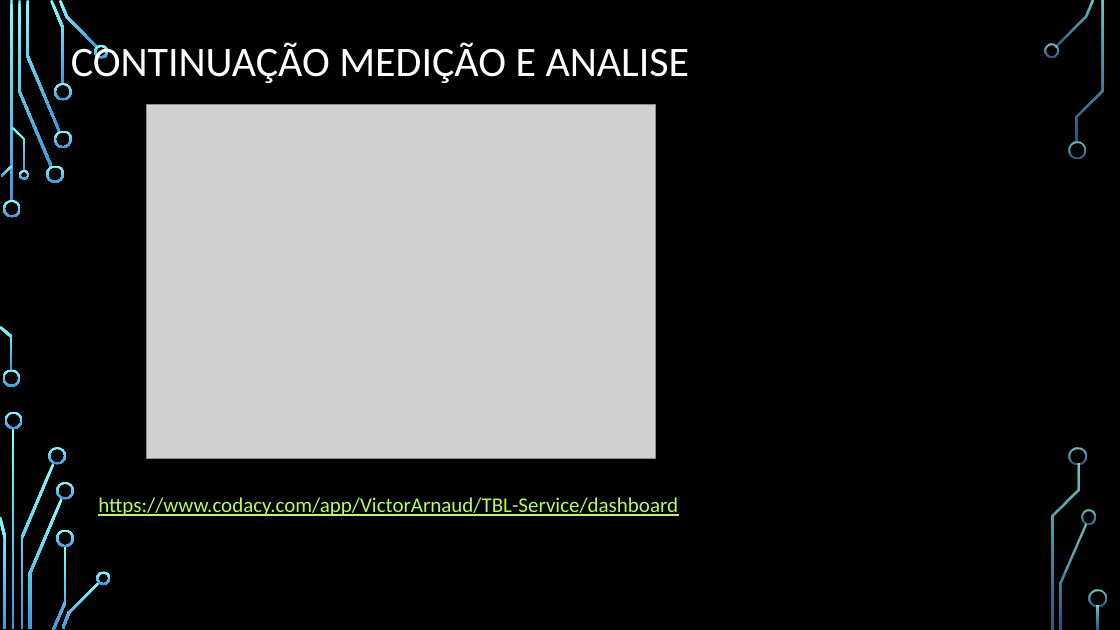
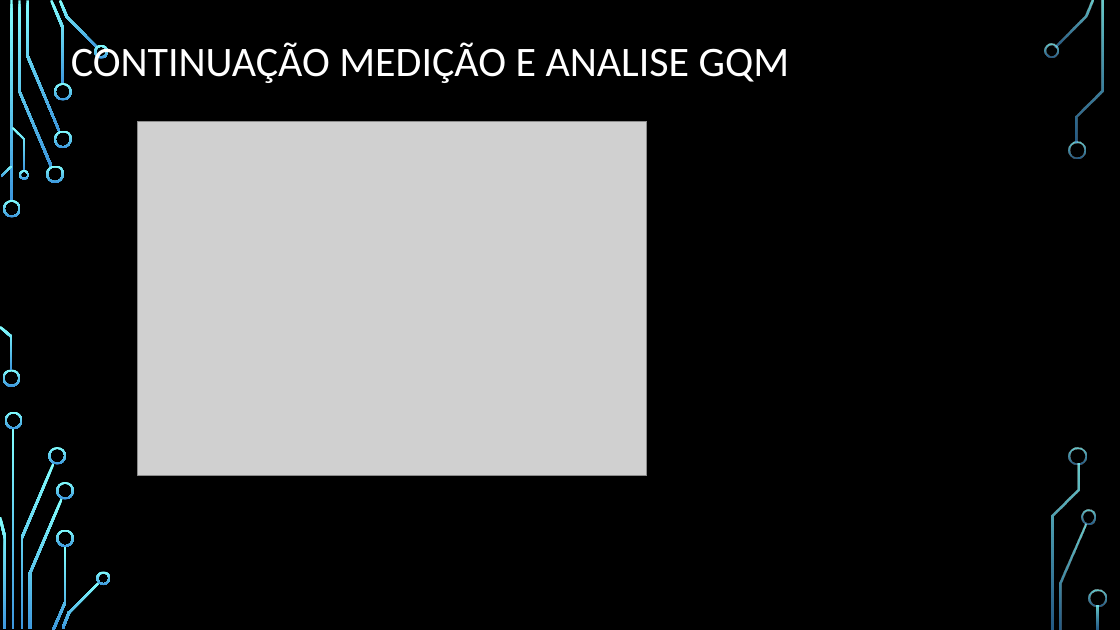
Before and after one commit to DeniseCruz/GerenciaConfig, a slide deck: slide 8 of MedicaoMetricas.pptx. Drawn at 1120x630 pixels with LibreOffice and Linux fonts; fonts in the diff are those of the drawing; grey boxes stand for pictures; background and template pictures are left out. Boxes give left, top, right and bottom in pixels: in the first picture for what was removed or moved away, otherwise in the second. Text is boxed around its words. In the diff, an @@ line names an element or a change of style, - is before the commit and + after.

```diff
--- a/MedicaoMetricas.pptx
+++ b/MedicaoMetricas.pptx
@@ title at [71,41,790,83]: text changed @@
-CONTINUAÇÃO MEDIÇÃO E ANALISE
+CONTINUAÇÃO MEDIÇÃO E ANALISE GQM
@@ picture: place and size @@
-picture at [146,104,655,459]
+picture at [138,121,647,476]
@@ text removed at [98,497,678,516] @@
-https://www.codacy.com/app/VictorArnaud/TBL-Service/dashboard
```
Also in this commit, not shown: 6 other slides changed, 11 slides added, 1 slide removed.
